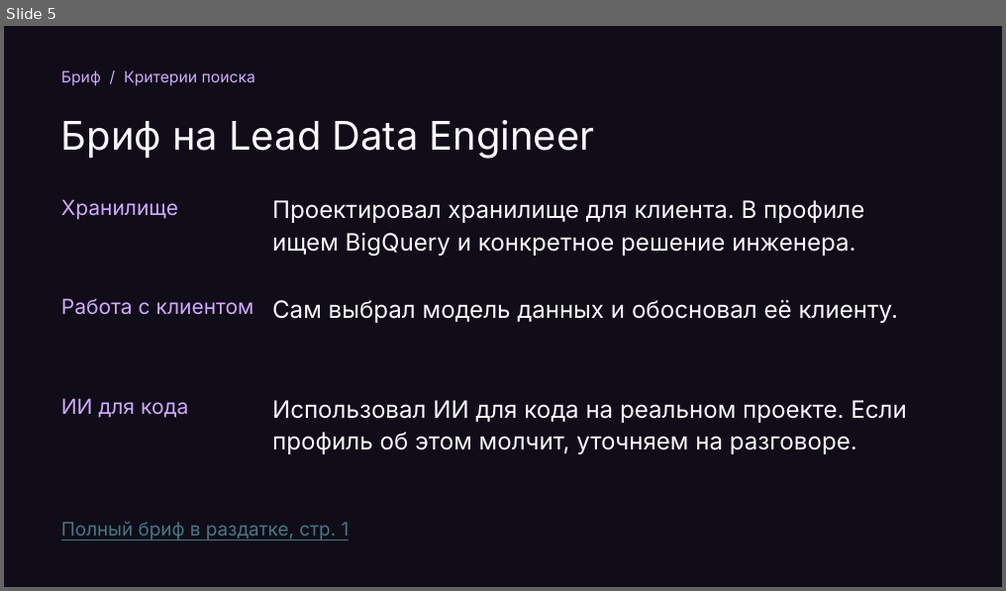
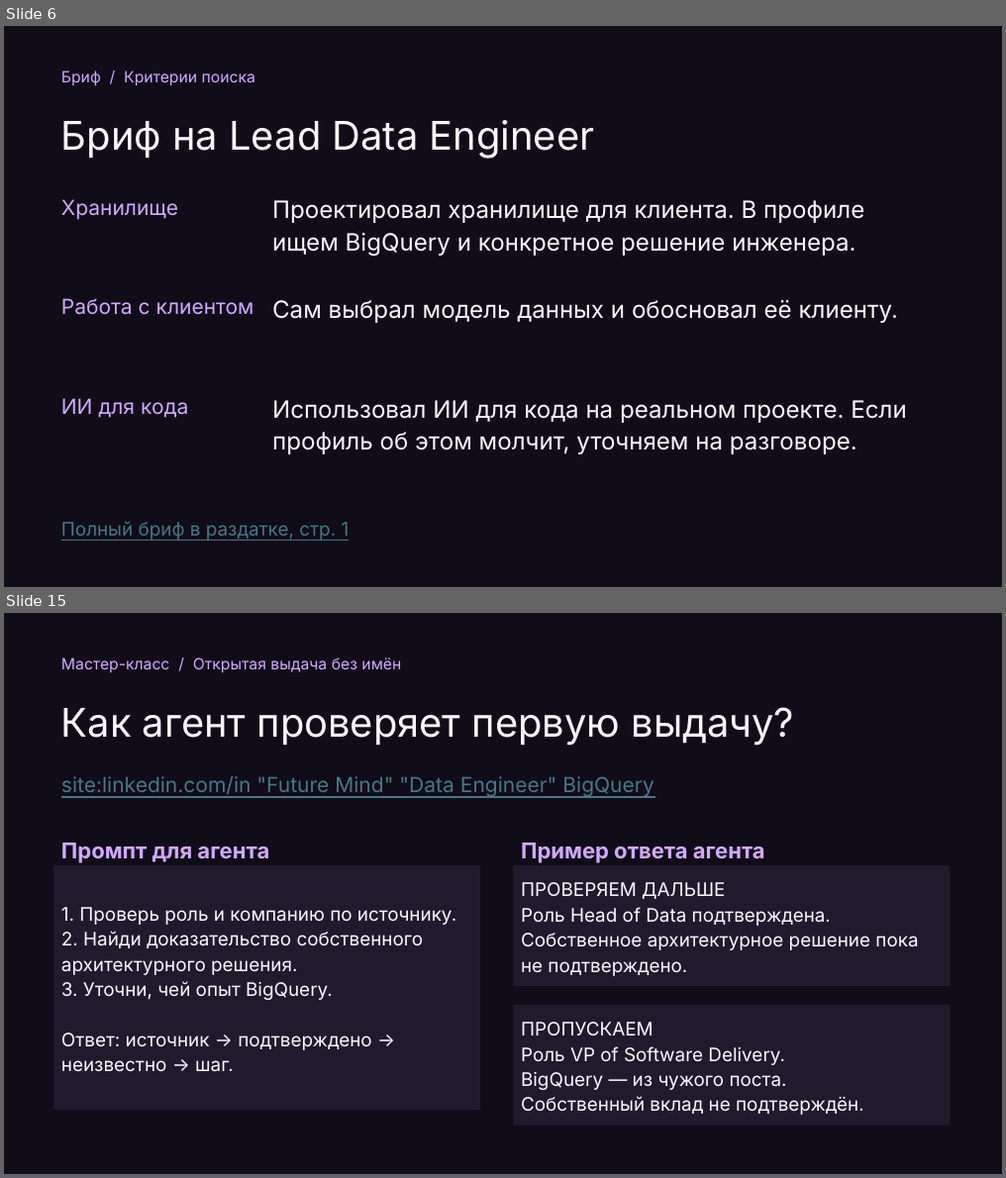
Before and after one commit to Da6ka/ta-meetup-ai-sourcing-2026-11-19, a slide deck: materials/spb-it-recruiter-meetup.pptx. Shown one above the other, each under a label of ours: slide 5 before the commit, slides 6 and 15 after it; the slides between them are not shown. The pictures are 1006x591 and 1006x1178 pixels, drawn with LibreOffice and Linux fonts; fonts in the diff are those of the drawing. Boxes give left, top, right and bottom in pixels: in the first picture for what was removed or moved away, otherwise in the second. Text is boxed around its words. In the diff, an @@ line names an element or a change of style, - is before the commit and + after.

```diff
--- a/materials/spb-it-recruiter-meetup.pptx
+++ b/materials/spb-it-recruiter-meetup.pptx
@@ slide 15 added at [4, 613, 1002, 1174], background #100C18 @@
@@ text added at [61, 658, 401, 673], 15 pt, text #D1A9FF @@
+Мастер-класс / Открытая выдача без имён
@@ text added at [61, 707, 794, 746], 38 pt, text #FAF8FD @@
+Как агент проверяет первую выдачу?
@@ text added at [61, 776, 654, 797], 20 pt, text #467886, underline @@
+site:linkedin.com/in "Future Mind" "Data Engineer" BigQuery
@@ text added at [61, 843, 269, 863], 21 pt, text #D1A9FF, bold @@
+Промпт для агента
@@ text added at [521, 843, 765, 863], 21 pt, text #D1A9FF, bold @@
+Пример ответа агента
@@ rectangle added at [54, 866, 480, 1110], fill #211A2D, 18 pt, text #FAF8FD @@
+1. Проверь роль и компанию по источнику.
+2. Найди доказательство собственного архитектурного решения.
+3. Уточни, чей опыт BigQuery.
+Ответ: источник → подтверждено → неизвестно → шаг.
@@ rectangle added at [514, 866, 950, 986], fill #211A2D, 18 pt, text #FAF8FD @@
+ПРОВЕРЯЕМ ДАЛЬШЕ
+Роль Head of Data подтверждена.
+Собственное архитектурное решение пока не подтверждено.
@@ rectangle added at [514, 1005, 950, 1126], fill #211A2D, 18 pt, text #FAF8FD @@
+ПРОПУСКАЕМ
+Роль VP of Software Delivery.
+BigQuery — из чужого поста.
+Собственный вклад не подтверждён.
@@ what was slide 5 is now slide 6 @@
```
Also in this commit, not shown: 18 slides changed, 6 other slides added, 6 slides removed, 11 other files.
